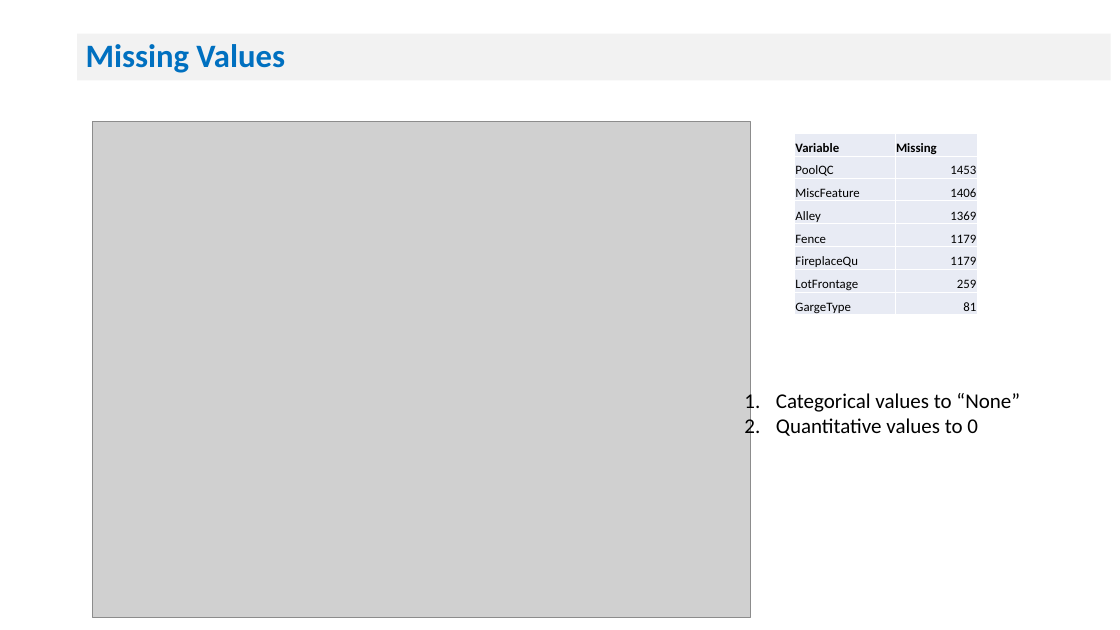
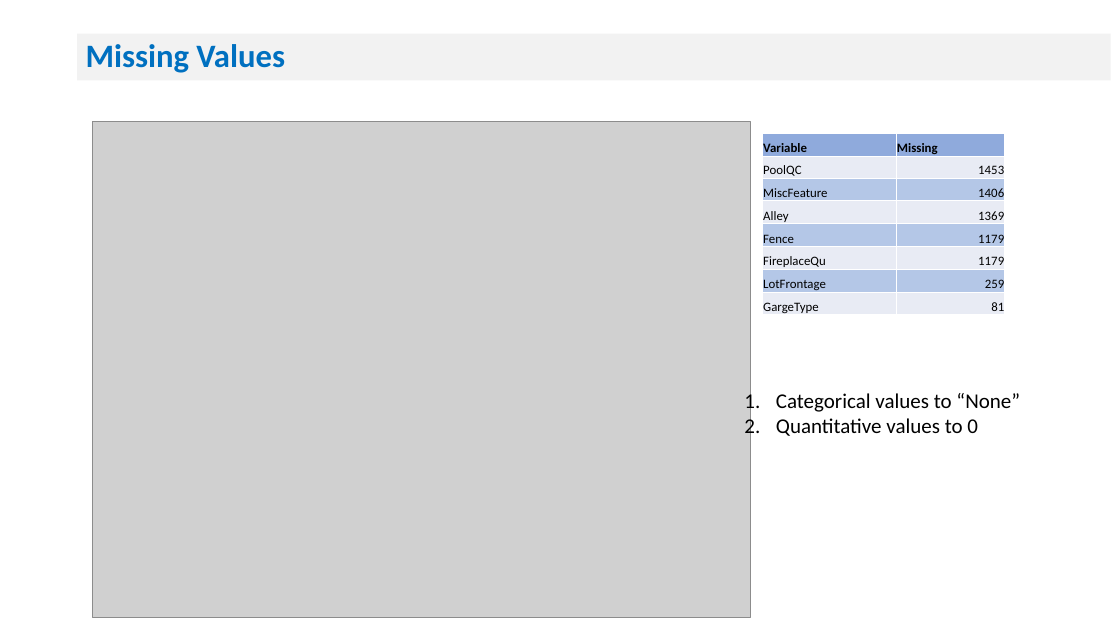
Before and after one commit to manasagodkhindi/AmesHousingPrediction, a slide deck: slide 12 of HousingPricesPresentations.pptx. Drawn at 1120x630 pixels with LibreOffice and Linux fonts; fonts in the diff are those of the drawing; grey boxes stand for pictures. Boxes give left, top, right and bottom in pixels: in the first picture for what was removed or moved away, otherwise in the second. Text is boxed around its words. In the diff, an @@ line names an element or a change of style, - is before the commit and + after.

```diff
--- a/HousingPricesPresentations.pptx
+++ b/HousingPricesPresentations.pptx
@@ table at box(763, 134, 1005, 318) @@
@@ fill #E9EBF5 to #8FAADC in row 1 @@
@@ fill #E9EBF5 to #B4C7E7 in 6 cells @@
@@ table: place and size @@
-table at box(795, 134, 977, 318)
+table at box(763, 134, 1005, 318)
```
Also in this commit, not shown: 19 other slides changed, 2 slides added, 2 slides removed.
